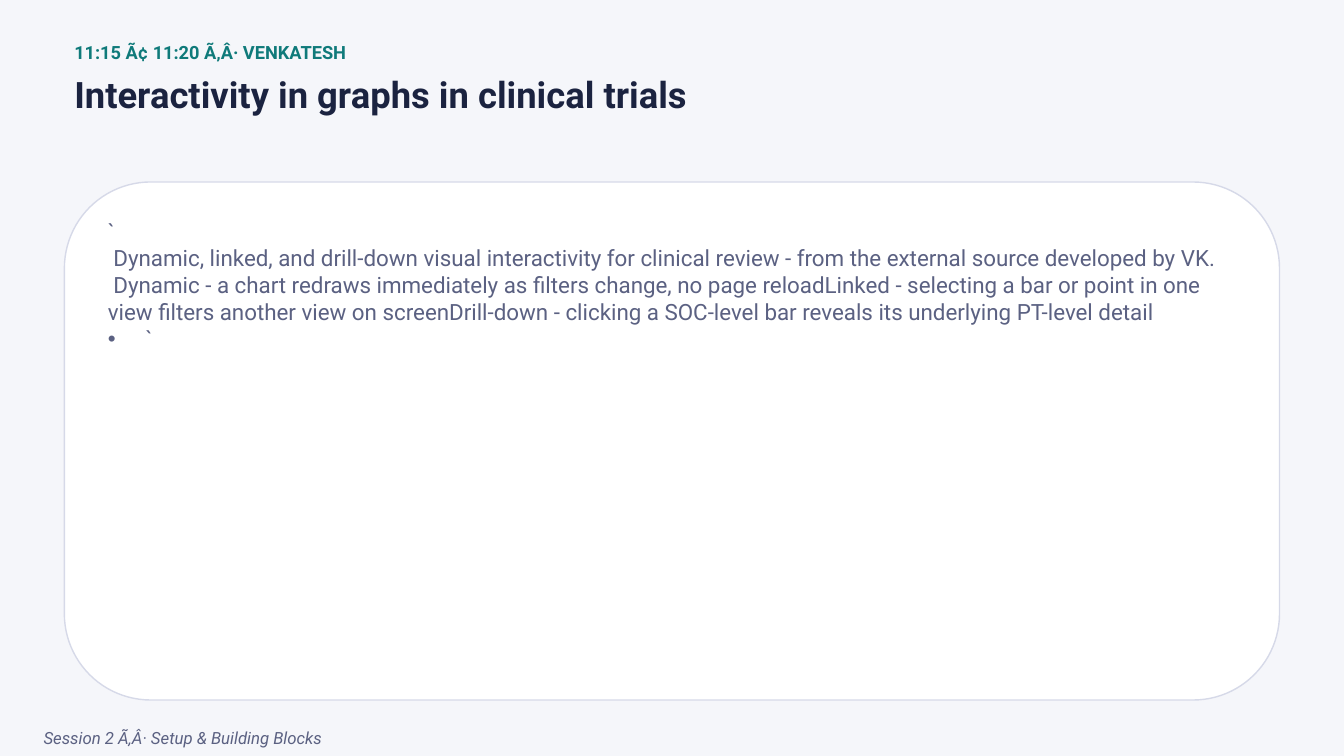
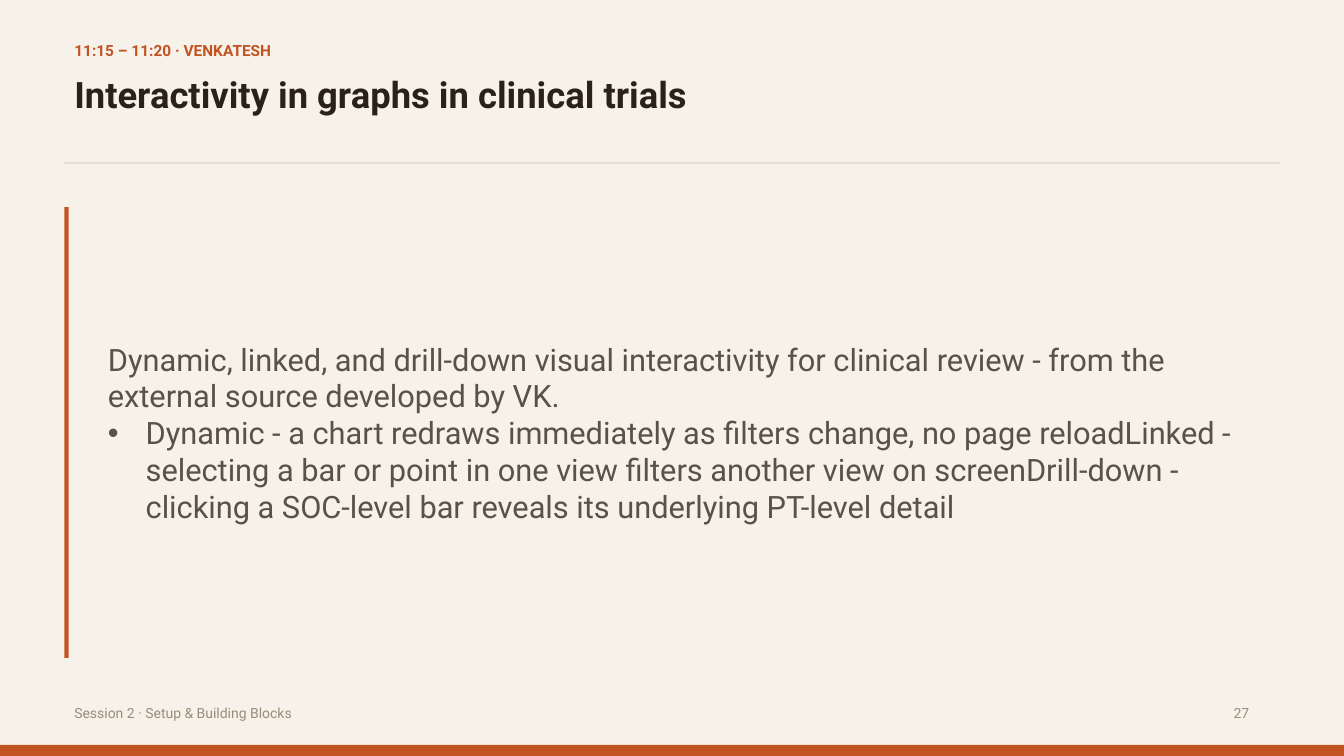
Before and after one commit to itsmdivakaran/IASCT-RShiny-Workshop, a slide deck: slide 26 of IASCT_Shiny_Workshop.pptx (slide 27 before the commit). Drawn at 1344x756 pixels with LibreOffice and Linux fonts; fonts in the diff are those of the drawing. Boxes give left, top, right and bottom in pixels: in the first picture for what was removed or moved away, otherwise in the second. Text is boxed around its words. In the diff, an @@ line names an element or a change of style, - is before the commit and + after.

```diff
--- a/IASCT_Shiny_Workshop.pptx
+++ b/IASCT_Shiny_Workshop.pptx
@@ background #F5F6FA to #F6F1E9 @@
@@ text at [74,45,272,56]: text changed; size 13 to 11 pt; text colour #0F7A7A to #C25422 @@
-11:15 Ã¢ 11:20 Ã‚Â· VENKATESH
+11:15 – 11:20 · VENKATESH
@@ text "Interactivity in graphs in clinical ..." at [74,80,687,116]: text colour #1B2340 to #2A2118 @@
@@ rectangle added at [65,162,1280,163], fill #E0D5C3 @@
@@ rounded rectangle removed at [65,182,1280,701] @@
@@ rectangle added at [65,208,69,658], fill #C25422 @@
@@ text "Dynamic, linked, and drill-down visual ..." at [108,347,1214,525]: vertical alignment top to middle @@
@@ text at [108,347,1214,525]: text changed; size 16 to 22 pt; text colour #5B6182 to #5A5248 @@
-• `
-  Dynamic, linked, and drill-down visual interactivity for clinical review - from the external source developed by VK.
-  Dynamic - a chart redraws immediately as filters change, no page reloadLinked - selecting a bar or point in one view filters another view on screenDrill-down - clicking a SOC-level bar reveals its underlying PT-level detail
-  `
+• Dynamic, linked, and drill-down visual interactivity for clinical review - from the external source developed by VK.
+  Dynamic - a chart redraws immediately as filters change, no page reloadLinked - selecting a bar or point in one view filters another view on screenDrill-down - clicking a SOC-level bar reveals its underlying PT-level detail
@@ text at [74,707,292,721]: text changed; size 12 to 10 pt; text colour #5B6182 to #9B8C79; italic off @@
-Session 2 Ã‚Â· Setup & Building Blocks
+Session 2 · Setup & Building Blocks
@@ text added at [1234,708,1250,718], 10 pt, text #9B8C79 @@
+27
@@ rectangle added at [0,745,1344,756], fill #C25422 @@
```
Also in this commit, not shown: 105 other slides changed, 2 slides removed.
